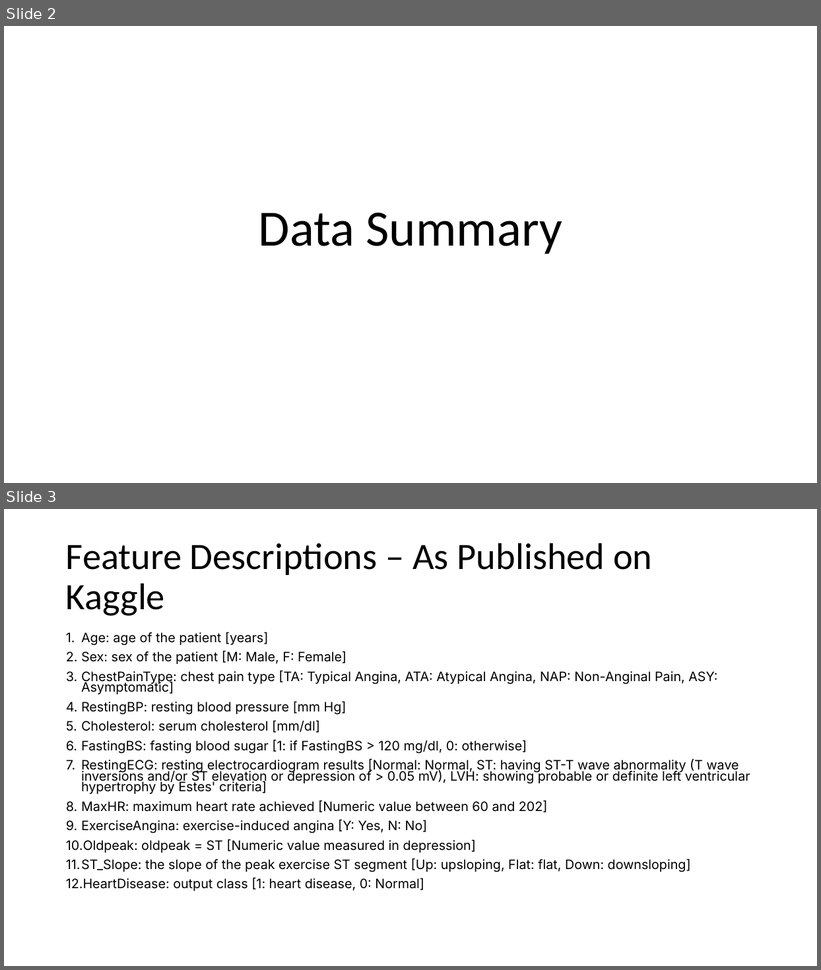
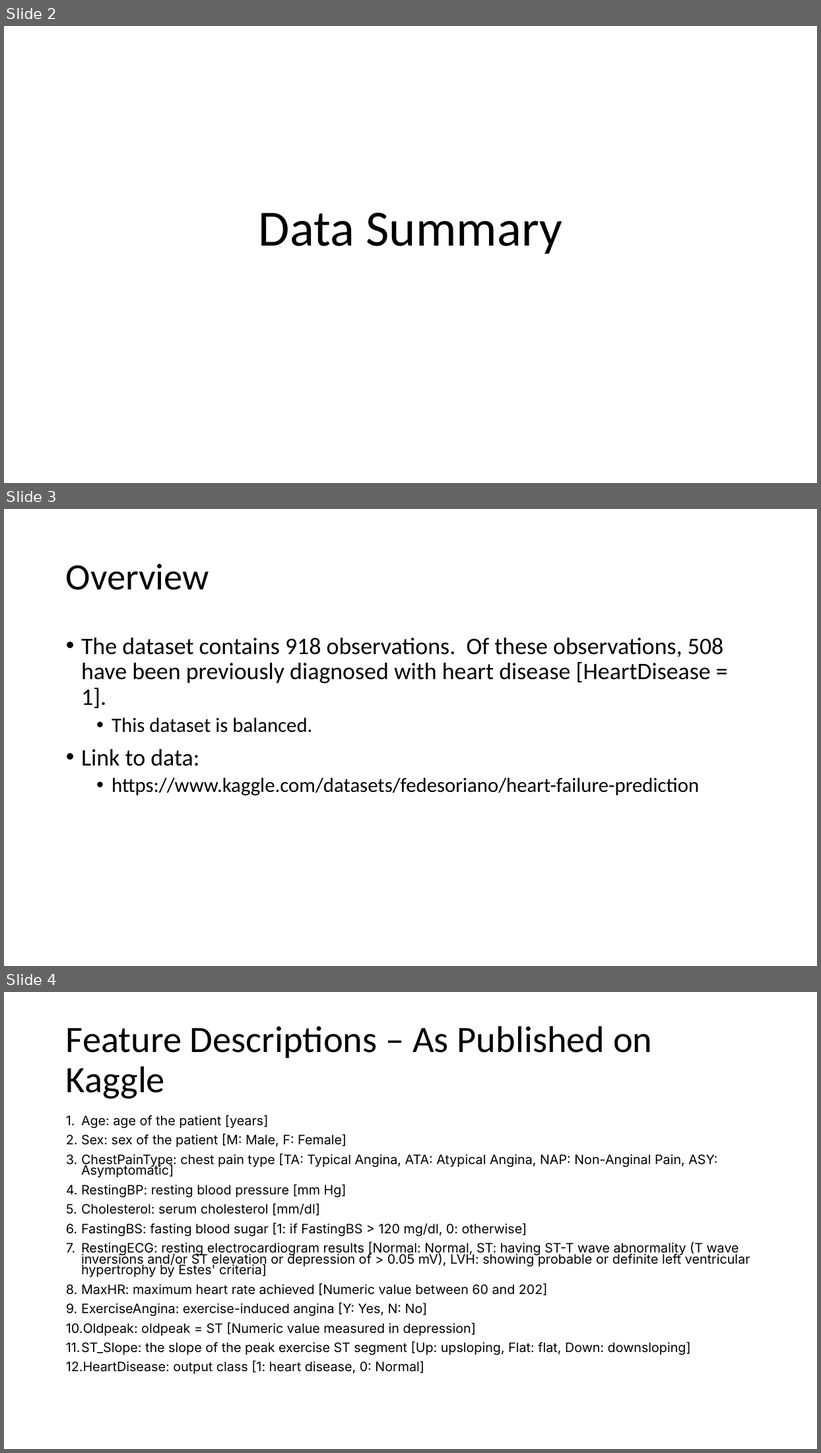
Before and after one commit to M-Matrona/IBM-Machine-Learning-Course, a slide deck: Course_3_Classification/Classification_Project_Heart_Disease_Prediction.pptx. Shown one above the other, each under a label of ours: slides 2 and 3 before the commit, slides 2, 3 and 4 after it. The pictures are 821x970 and 821x1453 pixels, drawn with LibreOffice and Linux fonts; fonts in the diff are those of the drawing. Boxes give left, top, right and bottom in pixels: in the first picture for what was removed or moved away, otherwise in the second. Text is boxed around its words. In the diff, an @@ line names an element or a change of style, - is before the commit and + after.

Commit message:
heart disease prediction project

```diff
--- a/Course_3_Classification/Classification_Project_Heart_Disease_Prediction.pptx
+++ b/Course_3_Classification/Classification_Project_Heart_Disease_Prediction.pptx
@@ slide 3 added at [4,509,817,966], background #FFFFFF @@
@@ title added at [66,564,209,590], 44 pt, text #000000 @@
+Overview
@@ text added at [81,638,724,796], 28 pt, text #000000 @@
+• The dataset contains 918 observations. Of these observations, 508 have been previously diagnosed with heart disease [HeartDisease = 1].
+  • This dataset is balanced.
+• Link to data:
+  • https://www.kaggle.com/datasets/fedesoriano/heart-failure-prediction
@@ what was slide 3 is now slide 4 @@
```
Also in this commit, not shown: 5 slides changed, 8 other slides added, 1 slide removed, 2 other files.
